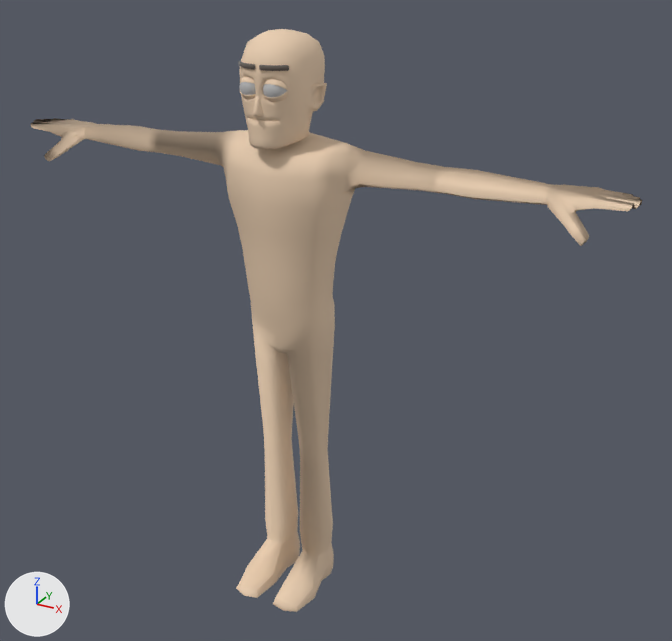
The FBX model Walk.fbx: old version first, new version second.
Both versions are drawn from a 50 mm lens placed at (1.46, -2.32, 2.19), pointed at (0.13, 0.09, 0.99). Every picture has the same lights, and +X, +Y and +Z are marked at lower left. Where no turn or scale is listed for an object, it has been applied to the vertices.

Script lines for the objects in view, before the commit:
```python
me_mesh = bpy.data.meshes.new('Mesh')
me_mesh.from_pydata(...)  # 1722 vertices, 1736 faces; spans x -1.03..1.04, y -0.19..0.18, z 0.0..1.74
me_mesh.materials.append(mat_body_mat)  # beige #eaceb0
me_mesh_001 = bpy.data.meshes.new('Mesh.001')
me_mesh_001.from_pydata(...)  # 451 vertices, 432 faces; spans x -13.1..17.4, y 200.0..237.4, z -8.7..23.1
# faces by material slot: [328, 104]
me_mesh_001.materials.append(mat_body_mat)  # beige #eaceb0
me_mesh_001.materials.append(mat_teeth_mat)  # white #ffffff
ob_bodyskin_geo = bpy.data.objects.new('bodySkin_Geo', me_mesh)
ob_bodyskin_geo.location = (0.0, 0.0, 0.0)
ob_head_geo = bpy.data.objects.new('head_Geo', me_mesh_001)
ob_head_geo.parent = ob_headposition_grp
ob_head_geo.location = (0.0, 0.0, 0.0)
ob_headconstrain_grp = bpy.data.objects.new('headConstrain_Grp', None)
ob_headconstrain_grp.parent = ob_head_grp
ob_headconstrain_grp.location = (-0.128, -12.77, -5.129)
ob_headconstrain_grp.rotation_euler = (0.0000645, 0.0, -0.00104)  # degrees (0, 0, -0.1)
```
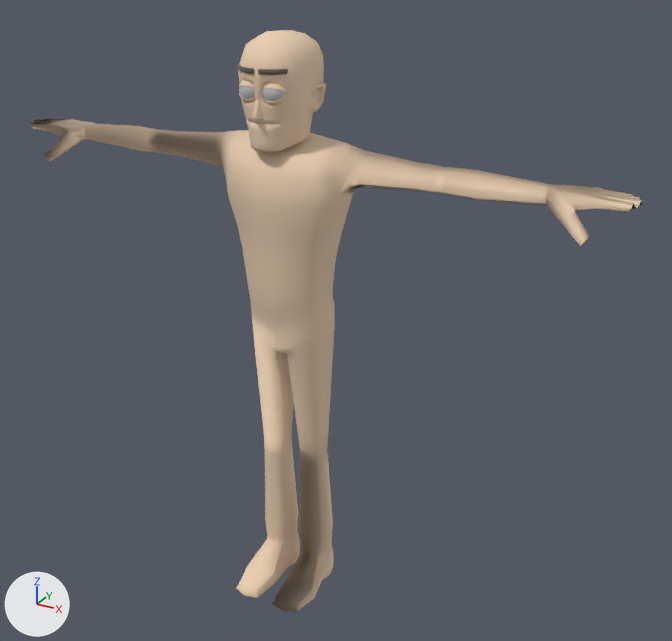
ob_headconstrain_grp is not drawn itself; it is the parent of ob_headposition_grp.

Scene script edits in JSON lines:
```json
{"block": "me_mesh", "where": "me_mesh.from_pydata(...)  # 1722 vertices, 1736 faces; spans x -1.03..1.04, y -0.19..0.18, z 0.0..1.74"}
{"block": "me_mesh", "where": "# used by ob_bodyskin_geo; location = (0.0, 0.0, 0.0)"}
{"block": "me_mesh", "change": "me_mesh part 1: its shading normals changed"}
{"op": "set", "path": "ob_headconstrain_grp.rotation_euler", "old": "(0.0000645, 0.0, -0.00104)", "new": "(0.0612, 0.0, -0.00104)", "note": "degrees (0, 0, -0.1) -> degrees (3.5, 0, -0.1)"}
```

Boxes [x1, y1, x2, y2] around the edits, measured in the pictures (672 x 641 px):
```json
{"object": "bodySkin_Geo", "change": "shading changed", "before": [31, 119, 642, 612], "after": [31, 119, 642, 612]}
{"object": "head_Geo", "change": "turned", "before": [239, 29, 327, 149], "after": [238, 30, 326, 152]}
{"object": "eyeL_Geo", "change": "turned", "before": [263, 84, 287, 97], "after": [262, 88, 286, 101]}
{"object": "browL_Geo", "change": "turned", "before": [259, 65, 289, 71], "after": [258, 69, 288, 75]}
{"object": "eyeR_Geo", "change": "turned", "before": [240, 82, 256, 95], "after": [239, 86, 255, 99]}
{"object": "eyeLidTopL_Geo", "change": "turned", "before": [264, 79, 288, 90], "after": [263, 83, 287, 94]}
{"object": "nose_Geo", "change": "turned", "before": [253, 96, 264, 116], "after": [253, 100, 264, 120]}
{"object": "eyeLidBottomL_Geo", "change": "turned", "before": [263, 91, 288, 102], "after": [263, 94, 287, 106]}
{"object": "browR_Geo", "change": "turned", "before": [238, 61, 255, 70], "after": [237, 64, 254, 74]}
{"object": "eyeLidTopR_Geo", "change": "turned", "before": [240, 77, 255, 84], "after": [239, 80, 254, 88]}
{"object": "eyeLidBottomR_Geo", "change": "turned", "before": [240, 92, 255, 99], "after": [239, 94, 255, 103]}
```
